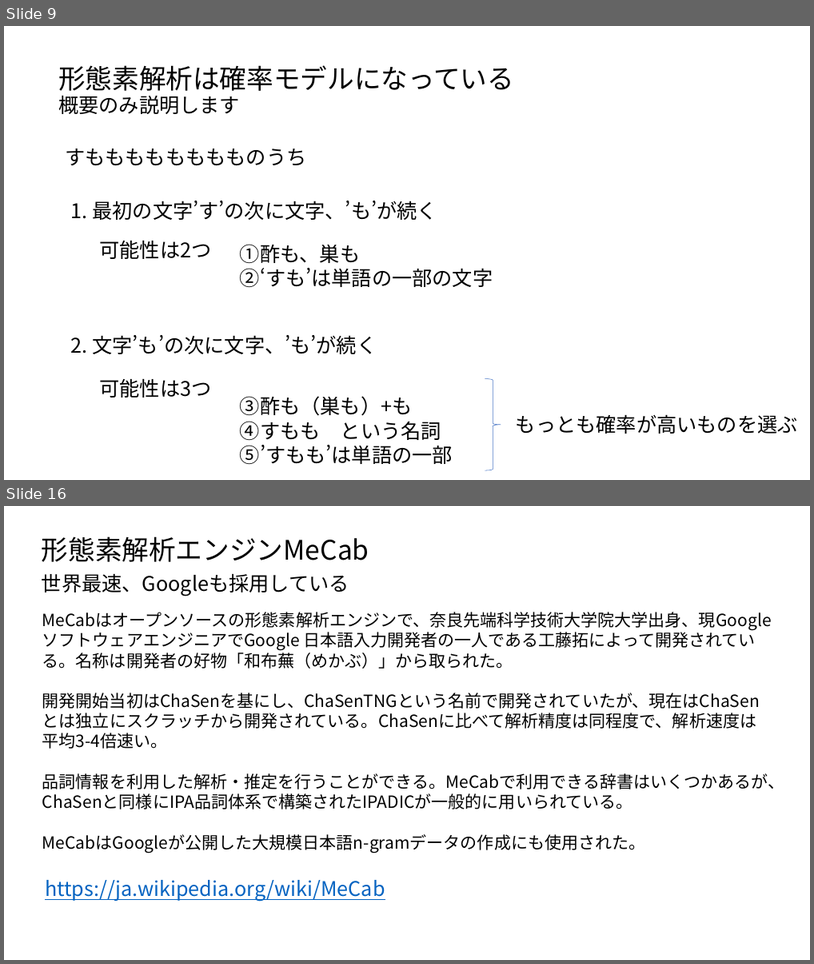
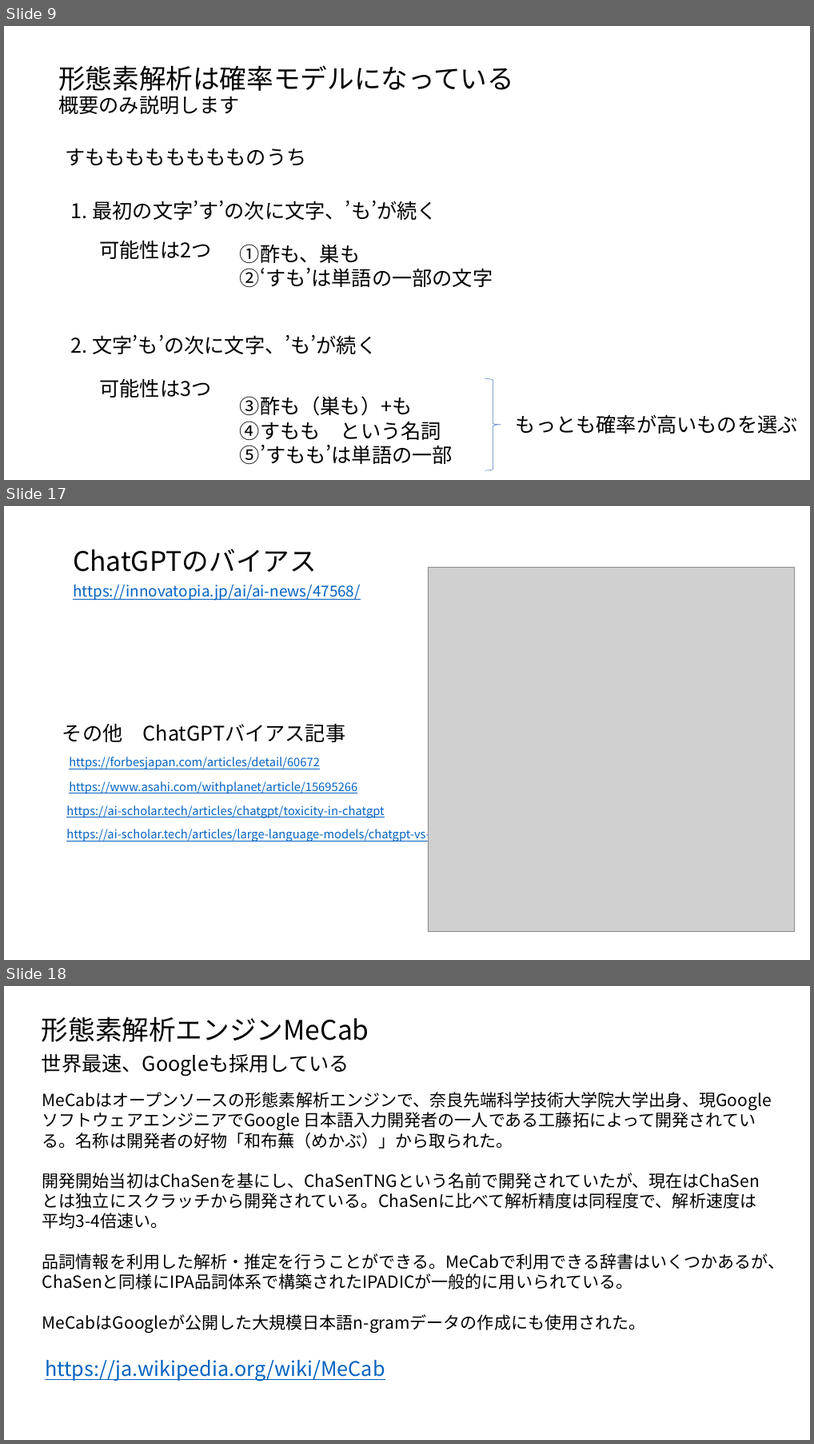
Before and after one commit to ueharaLab/NLP_2-tokenizer, a slide deck: textmining2 tokenizer.pptx. Shown one above the other, each under a label of ours: slides 9 and 16 before the commit, slides 9, 17 and 18 after it; the slides between them are not shown. The pictures are 814x964 and 814x1444 pixels, drawn with LibreOffice and Linux fonts; fonts in the diff are those of the drawing; grey boxes stand for pictures. Boxes give left, top, right and bottom in pixels: in the first picture for what was removed or moved away, otherwise in the second. Text is boxed around its words. In the diff, an @@ line names an element or a change of style, - is before the commit and + after.

```diff
--- a/textmining2 tokenizer.pptx
+++ b/textmining2 tokenizer.pptx
@@ slide 17 added at bbox=[4, 506, 810, 960], background #FFFFFF @@
@@ text added at bbox=[73, 548, 317, 572], 32 pt, text #000000 @@
+ChatGPTのバイアス
@@ picture added at bbox=[428, 567, 794, 932] @@
@@ text added at bbox=[73, 584, 361, 600], 18 pt, text #0563C1, underline @@
+https://innovatopia.jp/ai/ai-news/47568/
@@ text added at bbox=[62, 723, 346, 742], 24 pt, text #000000 @@
+その他 ChatGPTバイアス記事
@@ text added at bbox=[69, 756, 320, 769], 14 pt, text #0563C1, underline @@
+https://forbesjapan.com/articles/detail/60672
@@ text added at bbox=[69, 781, 358, 794], 14 pt, text #0563C1, underline @@
+https://www.asahi.com/withplanet/article/15695266
@@ text added at bbox=[66, 805, 384, 818], 14 pt, text #0563C1, underline @@
+https://ai-scholar.tech/articles/chatgpt/toxicity-in-chatgpt
@@ text added at bbox=[66, 827, 491, 842], 14 pt, text #0563C1, underline @@
+https://ai-scholar.tech/articles/large-language-models/chatgpt-vs-media-bias
@@ what was slide 16 is now slide 18 @@
```
Also in this commit, not shown: 7 slides changed, 3 other slides added, 1 slide removed, 4 other files.
